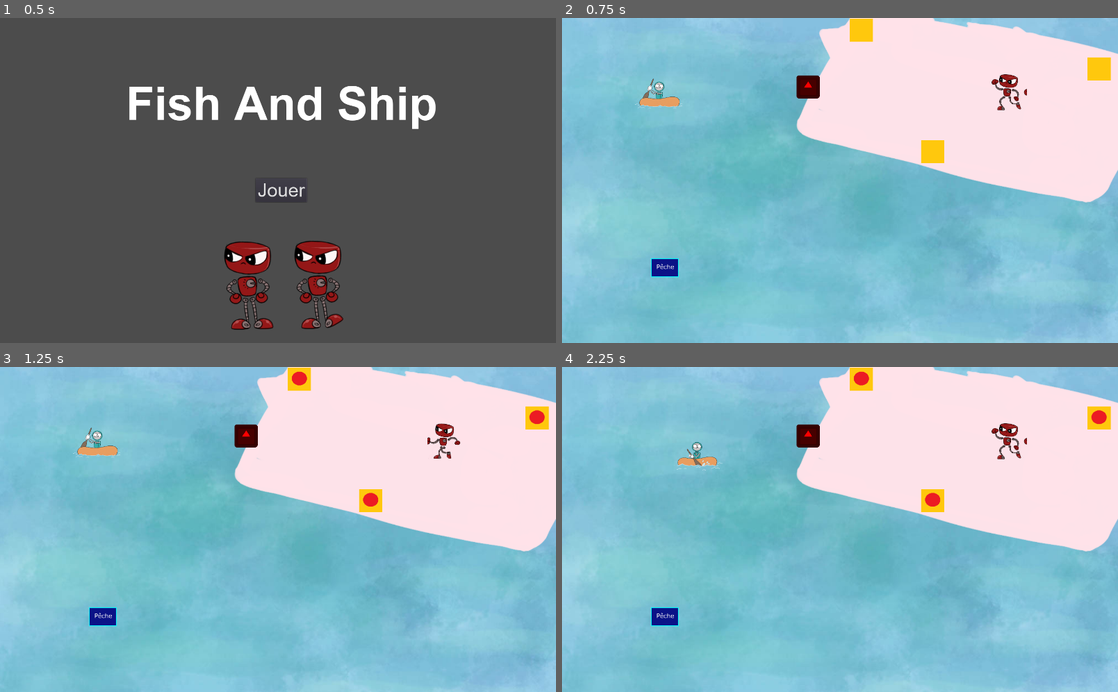
Above: before the commit, frames 1-4 (two rows, left to right).
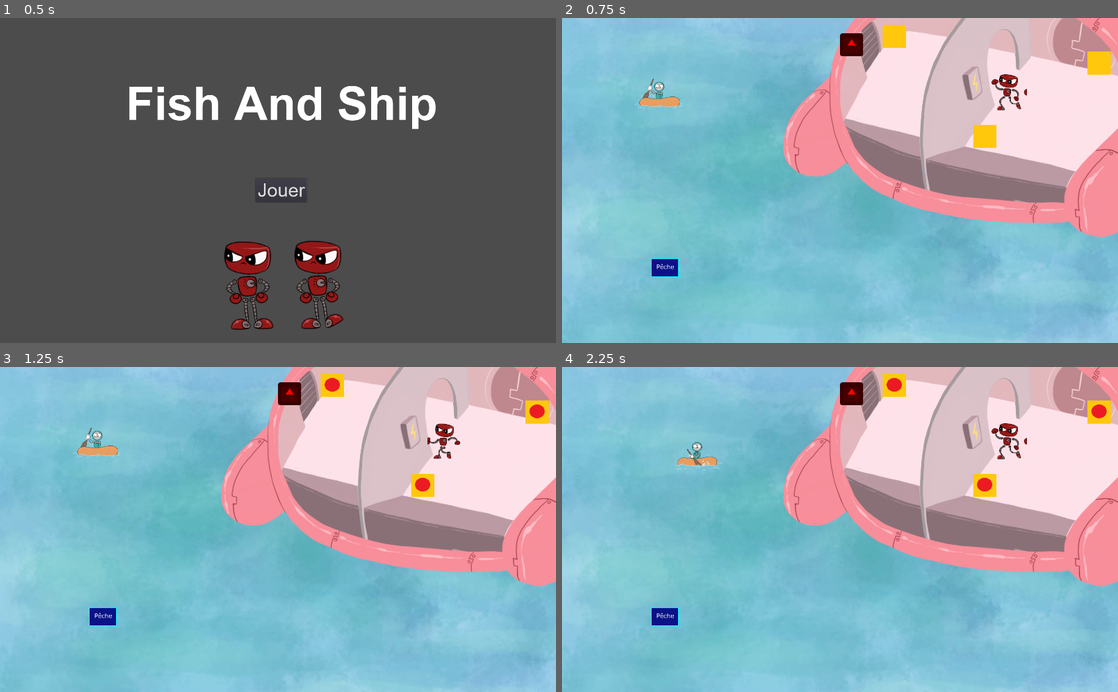
Above: after the commit, the same moments.

Repository: Majimo/FishAndShip
Game: Godot game, scene res://scenes/Intro.tscn
The game is run twice, just before and just after one commit, with the same random seed, the same clock (stepped at 60 frames per second) and the same inputs. The engine's default icon, where the game draws it, is replaced by a stand-in: a white triangle on a blue panel in a dark square.
Inputs:
- Up to frame 1 (0.5 s): no input
- Up to frame 2 (0.75 s): click "Jouer" at 0.5 s
- Up to frame 3 (1.25 s): no input
- Up to frame 4 (2.25 s): hold Right (ui_right) 1.28-2.03 s; hold Down (ui_down) from 2.03 s (still down)

Frame 1 is identical in both runs. In frame 2, 23% of the frame differs, in the area x 39-100%, y 0-68%; in frame 3, 23%; in frame 4, 23%.

Commit message:
add ship assets to MainWorld

Diff:
--- a/scenes/MainWorld.tscn
+++ b/scenes/MainWorld.tscn
@@ -35,7 +35,7 @@
 script = ExtResource( 6 )
 
 [node name="Dropzone" parent="." instance=ExtResource( 7 )]
-position = Vector2( 679.778, 190.943 )
+position = Vector2( 799.912, 74.3078 )
 
 [node name="ZonesAReparer" type="Node2D" parent="."]
 script = ExtResource( 9 )
@@ -43,18 +43,18 @@
 [node name="ZoneAReparer" parent="ZonesAReparer" groups=[
 "zoneAReparer",
 ] instance=ExtResource( 8 )]
-position = Vector2( 1024.06, 369.733 )
+position = Vector2( 1167.52, 327.745 )
 
 [node name="ZoneAReparer2" parent="ZonesAReparer" groups=[
 "zoneAReparer",
 ] instance=ExtResource( 8 )]
-position = Vector2( 826.944, 33.8242 )
+position = Vector2( 917.919, 51.3195 )
 moduleId = 1
 
 [node name="ZoneAReparer3" parent="ZonesAReparer" groups=[
 "zoneAReparer",
 ] instance=ExtResource( 8 )]
-position = Vector2( 1483.6, 141.129 )
+position = Vector2( 1483.6, 124.8 )
 moduleId = 2
 [connection signal="module_repaired" from="ZonesAReparer/ZoneAReparer" to="ZonesAReparer" method="_on_ZoneAReparer_module_repaired"]
 [connection signal="module_repaired" from="ZonesAReparer/ZoneAReparer2" to="ZonesAReparer" method="_on_ZoneAReparer2_module_repaired"]
--- a/scenes/Ship.tscn
+++ b/scenes/Ship.tscn
@@ -1,185 +1,180 @@
-[gd_scene load_steps=3 format=2]
+[gd_scene load_steps=7 format=2]
 
 [ext_resource path="res://assets/vaisseau/Sol.png" type="Texture" id=1]
 [ext_resource path="res://scenes/ShipWall.tscn" type="PackedScene" id=2]
+[ext_resource path="res://assets/vaisseau/DecorVaisseau.png" type="Texture" id=3]
+[ext_resource path="res://assets/vaisseau/TableauDeBord.png" type="Texture" id=4]
+[ext_resource path="res://assets/vaisseau/PorteDeSortie.png" type="Texture" id=5]
+[ext_resource path="res://assets/vaisseau/MurMilieu.png" type="Texture" id=6]
 
 [node name="Ship" type="Node2D"]
 
-[node name="Sprite" type="Sprite" parent="."]
-position = Vector2( 289.487, 146.793 )
-scale = Vector2( 1.2, 1.2 )
+[node name="Sol" type="Sprite" parent="."]
+position = Vector2( 283.025, 148.085 )
 texture = ExtResource( 1 )
 
+[node name="MurMilieu" type="Sprite" parent="."]
+position = Vector2( 280.441, 147.328 )
+texture = ExtResource( 6 )
+
+[node name="TableauDeBord" type="Sprite" parent="."]
+position = Vector2( 279.148, 143.451 )
+texture = ExtResource( 4 )
+
+[node name="PorteDeSortie" type="Sprite" parent="."]
+position = Vector2( 283.025, 151.205 )
+texture = ExtResource( 5 )
+
+[node name="DecorVaisseau" type="Sprite" parent="."]
+position = Vector2( 281.733, 146.036 )
+texture = ExtResource( 3 )
+
 [node name="MursVaisseau" type="Node2D" parent="."]
+visible = false
 
 [node name="ShipWall" parent="MursVaisseau" instance=ExtResource( 2 )]
-visible = false
-position = Vector2( -330.602, -269.945 )
+position = Vector2( -196.198, -249.268 )
+
+[node name="ShipWall2" parent="MursVaisseau" instance=ExtResource( 2 )]
+position = Vector2( -224.629, -226.005 )
+
+[node name="ShipWall3" parent="MursVaisseau" instance=ExtResource( 2 )]
+position = Vector2( -247.892, -196.281 )
+
+[node name="ShipWall4" parent="MursVaisseau" instance=ExtResource( 2 )]
+position = Vector2( -309.925, -157.511 )
 
 [node name="ShipWall5" parent="MursVaisseau" instance=ExtResource( 2 )]
-visible = false
-position = Vector2( -295.709, -295.792 )
-
-[node name="ShipWall3" parent="MursVaisseau" instance=ExtResource( 2 )]
-visible = false
-position = Vector2( -357.124, -253.762 )
-
-[node name="ShipWall4" parent="MursVaisseau" instance=ExtResource( 2 )]
-visible = false
-position = Vector2( -408.818, -205.945 )
-
-[node name="ShipWall2" parent="MursVaisseau" instance=ExtResource( 2 )]
-visible = false
-position = Vector2( -394.911, -143.604 )
+position = Vector2( -295.709, -99.3546 )
 
 [node name="ShipWall6" parent="MursVaisseau" instance=ExtResource( 2 )]
-visible = false
-position = Vector2( -420.758, -91.9094 )
+position = Vector2( -318.971, -74.8 )
 
 [node name="ShipWall7" parent="MursVaisseau" instance=ExtResource( 2 )]
-visible = false
-position = Vector2( -446.605, -40.2153 )
+position = Vector2( -331.895, -45.0758 )
 
 [node name="ShipWall8" parent="MursVaisseau" instance=ExtResource( 2 )]
-visible = false
-position = Vector2( -471.16, 7.60168 )
+position = Vector2( -346.111, -14.0594 )
 
 [node name="ShipWall9" parent="MursVaisseau" instance=ExtResource( 2 )]
-visible = false
-position = Vector2( -469.867, 72.2194 )
+position = Vector2( -356.449, 15.6648 )
 
 [node name="ShipWall10" parent="MursVaisseau" instance=ExtResource( 2 )]
-visible = false
-position = Vector2( -415.589, 109.698 )
+position = Vector2( -364.204, 59.6048 )
 
 [node name="ShipWall11" parent="MursVaisseau" instance=ExtResource( 2 )]
-visible = false
-position = Vector2( -354.848, 131.668 )
+position = Vector2( -347.403, 111.299 )
 
 [node name="ShipWall12" parent="MursVaisseau" instance=ExtResource( 2 )]
-visible = false
-position = Vector2( -291.523, 148.468 )
+position = Vector2( -285.37, 131.977 )
 
 [node name="ShipWall13" parent="MursVaisseau" instance=ExtResource( 2 )]
-visible = false
-position = Vector2( -226.905, 158.807 )
+position = Vector2( -222.045, 147.485 )
 
 [node name="ShipWall14" parent="MursVaisseau" instance=ExtResource( 2 )]
-visible = false
-position = Vector2( -162.287, 179.485 )
+position = Vector2( -158.719, 164.285 )
 
 [node name="ShipWall15" parent="MursVaisseau" instance=ExtResource( 2 )]
-visible = false
-position = Vector2( -97.6697, 196.285 )
+position = Vector2( -99.2711, 174.624 )
 
 [node name="ShipWall16" parent="MursVaisseau" instance=ExtResource( 2 )]
-visible = false
-position = Vector2( -38.2215, 214.378 )
+position = Vector2( -37.2381, 194.009 )
 
 [node name="ShipWall17" parent="MursVaisseau" instance=ExtResource( 2 )]
-visible = false
-position = Vector2( 26.3962, 229.886 )
+position = Vector2( 24.7949, 213.395 )
 
 [node name="ShipWall18" parent="MursVaisseau" instance=ExtResource( 2 )]
-visible = false
-position = Vector2( 85.8444, 242.81 )
+position = Vector2( 89.4125, 225.026 )
 
 [node name="ShipWall19" parent="MursVaisseau" instance=ExtResource( 2 )]
-visible = false
-position = Vector2( 149.17, 257.026 )
+position = Vector2( 152.738, 239.242 )
 
 [node name="ShipWall20" parent="MursVaisseau" instance=ExtResource( 2 )]
-visible = false
-position = Vector2( 212.495, 267.365 )
+position = Vector2( 213.478, 249.581 )
 
 [node name="ShipWall21" parent="MursVaisseau" instance=ExtResource( 2 )]
-visible = false
-position = Vector2( 277.113, 278.996 )
+position = Vector2( 275.511, 261.212 )
 
 [node name="ShipWall22" parent="MursVaisseau" instance=ExtResource( 2 )]
-visible = false
-position = Vector2( 339.146, 286.75 )
+position = Vector2( 336.252, 267.674 )
 
 [node name="ShipWall23" parent="MursVaisseau" instance=ExtResource( 2 )]
-visible = false
-position = Vector2( -235.951, -323.241 )
+position = Vector2( 393.116, 257.335 )
 
 [node name="ShipWall24" parent="MursVaisseau" instance=ExtResource( 2 )]
-visible = false
-position = Vector2( -172.626, -320.656 )
+position = Vector2( 420.255, 228.903 )
 
 [node name="ShipWall25" parent="MursVaisseau" instance=ExtResource( 2 )]
-visible = false
-position = Vector2( -110.593, -305.148 )
+position = Vector2( 434.471, 194.009 )
 
 [node name="ShipWall26" parent="MursVaisseau" instance=ExtResource( 2 )]
-visible = false
-position = Vector2( -48.5602, -283.178 )
+position = Vector2( 453.856, 156.531 )
 
 [node name="ShipWall27" parent="MursVaisseau" instance=ExtResource( 2 )]
-visible = false
-position = Vector2( 13.4727, -261.208 )
+position = Vector2( 471.949, 119.053 )
 
 [node name="ShipWall28" parent="MursVaisseau" instance=ExtResource( 2 )]
-visible = false
-position = Vector2( 76.7979, -265.085 )
+position = Vector2( 491.334, 78.99 )
 
 [node name="ShipWall29" parent="MursVaisseau" instance=ExtResource( 2 )]
-visible = false
-position = Vector2( 146.585, -256.038 )
+position = Vector2( 510.72, 42.804 )
 
 [node name="ShipWall30" parent="MursVaisseau" instance=ExtResource( 2 )]
-visible = false
-position = Vector2( 209.91, -239.238 )
+position = Vector2( 528.813, 7.91049 )
 
 [node name="ShipWall31" parent="MursVaisseau" instance=ExtResource( 2 )]
-visible = false
-position = Vector2( 270.651, -225.022 )
+position = Vector2( 546.905, -21.8136 )
 
 [node name="ShipWall32" parent="MursVaisseau" instance=ExtResource( 2 )]
-visible = false
-position = Vector2( 333.976, -214.683 )
+position = Vector2( 553.367, -78.6772 )
 
 [node name="ShipWall33" parent="MursVaisseau" instance=ExtResource( 2 )]
-visible = false
-position = Vector2( 397.302, -195.298 )
+position = Vector2( 518.474, -99.3548 )
 
 [node name="ShipWall34" parent="MursVaisseau" instance=ExtResource( 2 )]
-visible = false
-position = Vector2( 461.919, -174.62 )
+position = Vector2( 490.042, -108.401 )
 
 [node name="ShipWall35" parent="MursVaisseau" instance=ExtResource( 2 )]
-visible = false
-position = Vector2( 525.245, -156.527 )
+position = Vector2( 451.271, -126.494 )
 
 [node name="ShipWall36" parent="MursVaisseau" instance=ExtResource( 2 )]
-visible = false
-position = Vector2( 588.57, -133.265 )
+position = Vector2( 404.747, -136.833 )
 
 [node name="ShipWall37" parent="MursVaisseau" instance=ExtResource( 2 )]
-visible = false
-position = Vector2( 593.739, -66.0623 )
+position = Vector2( 359.514, -149.757 )
 
 [node name="ShipWall38" parent="MursVaisseau" instance=ExtResource( 2 )]
-visible = false
-position = Vector2( 570.477, -4.02936 )
+position = Vector2( 310.405, -163.973 )
 
 [node name="ShipWall39" parent="MursVaisseau" instance=ExtResource( 2 )]
-visible = false
-position = Vector2( 538.168, 59.2959 )
+position = Vector2( 254.834, -171.727 )
 
 [node name="ShipWall40" parent="MursVaisseau" instance=ExtResource( 2 )]
-visible = false
-position = Vector2( 507.151, 120.036 )
+position = Vector2( 226.402, -185.943 )
 
 [node name="ShipWall41" parent="MursVaisseau" instance=ExtResource( 2 )]
-visible = false
-position = Vector2( 472.258, 179.485 )
+position = Vector2( 195.385, -198.866 )
 
 [node name="ShipWall42" parent="MursVaisseau" instance=ExtResource( 2 )]
-visible = false
-position = Vector2( 443.826, 220.84 )
+position = Vector2( 142.399, -196.281 )
 
 [node name="ShipWall43" parent="MursVaisseau" instance=ExtResource( 2 )]
-visible = false
-position = Vector2( 402.471, 271.242 )
+position = Vector2( 82.9505, -206.62 )
+
+[node name="ShipWall44" parent="MursVaisseau" instance=ExtResource( 2 )]
+position = Vector2( 31.2564, -204.035 )
+
+[node name="ShipWall45" parent="MursVaisseau" instance=ExtResource( 2 )]
+position = Vector2( 9.28644, -214.374 )
+
+[node name="ShipWall46" parent="MursVaisseau" instance=ExtResource( 2 )]
+position = Vector2( -12.6835, -236.344 )
+
+[node name="ShipWall47" parent="MursVaisseau" instance=ExtResource( 2 )]
+position = Vector2( -46.2847, -237.637 )
+
+[node name="ShipWall48" parent="MursVaisseau" instance=ExtResource( 2 )]
+position = Vector2( -92.8095, -247.975 )
+
+[node name="ShipWall49" parent="MursVaisseau" instance=ExtResource( 2 )]
+position = Vector2( -136.749, -251.853 )
